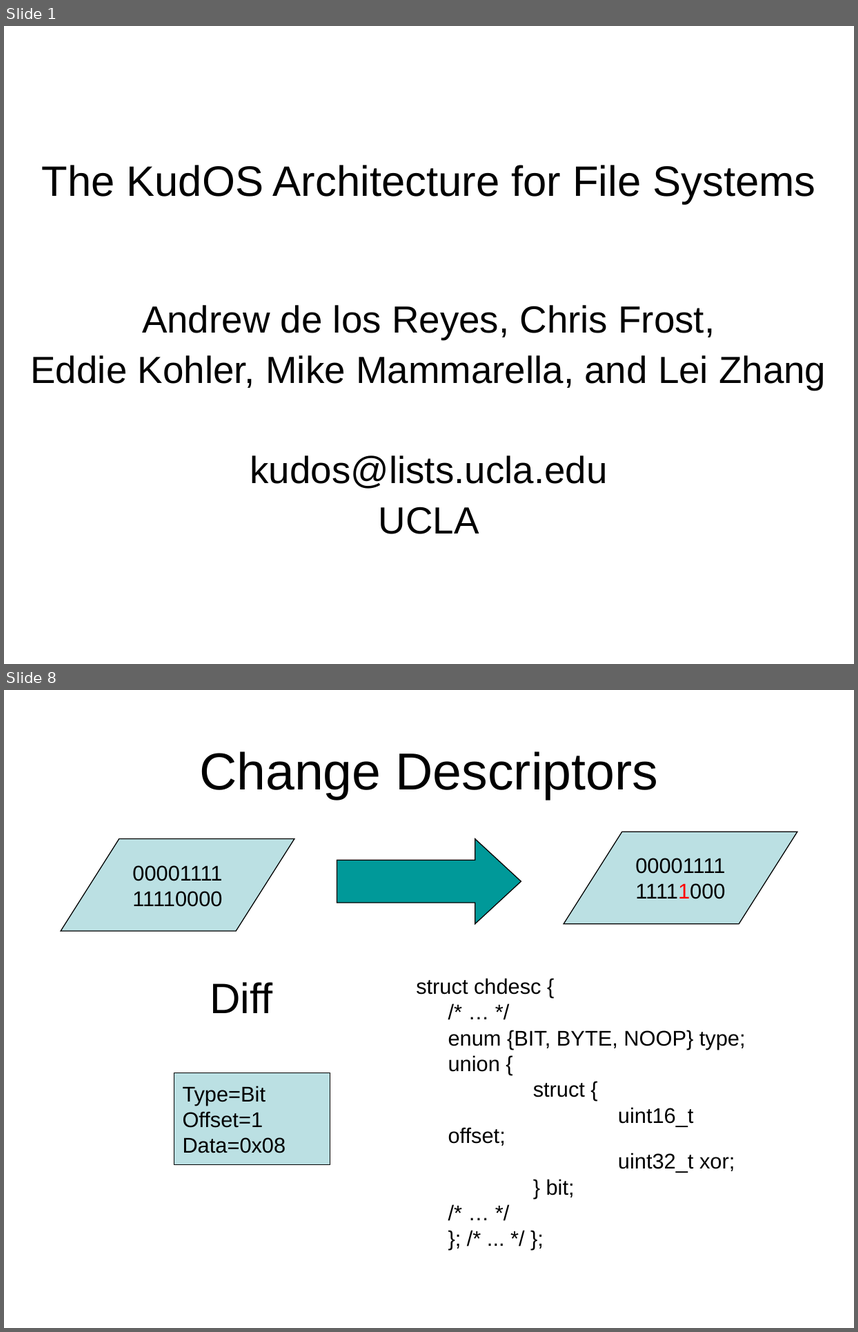
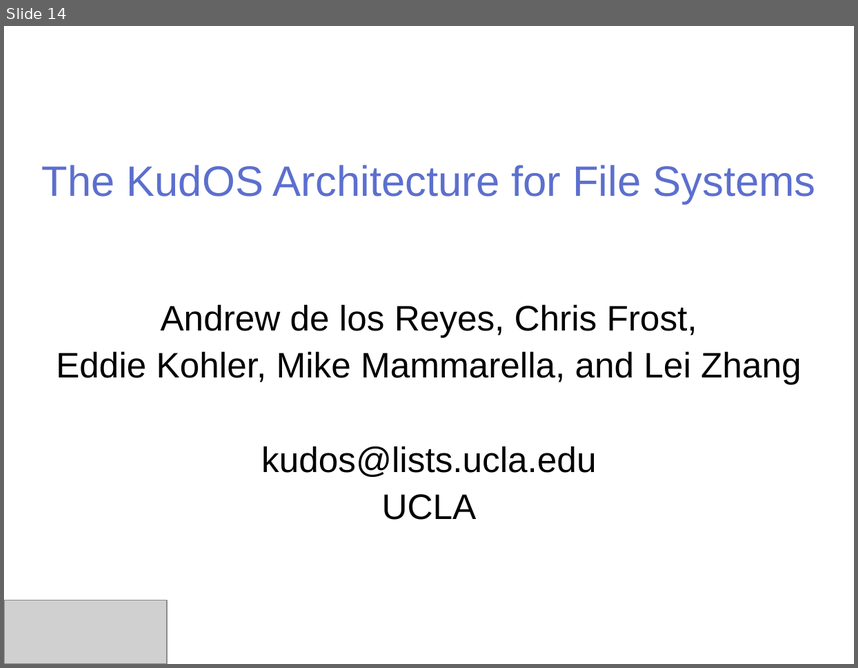
Before and after one commit to ucla-readable/fstitch-doc, a slide deck: sosp_wip/sosp_wip_kudos.ppt. Shown one above the other, each under a label of ours: slides 1 and 8 before the commit, slide 14 after it; the slides between them are not shown. The pictures are 858x1332 and 858x668 pixels, drawn with LibreOffice and Linux fonts; fonts in the diff are those of the drawing; grey boxes stand for pictures; background and template pictures are left out. Boxes give left, top, right and bottom in pixels: in the first picture for what was removed or moved away, otherwise in the second. Text is boxed around its words. In the diff, an @@ line names an element or a change of style, - is before the commit and + after.

```diff
--- a/sosp_wip/sosp_wip_kudos.ppt
+++ b/sosp_wip/sosp_wip_kudos.ppt
@@ slide 8 removed at <box>4,690,854,1328</box>, background #FFFFFF @@
@@ title removed at <box>199,751,658,799</box> @@
-Change Descriptors
@@ parallelogram removed at <box>564,832,797,924</box> @@
-00001111
-11111000
@@ parallelogram removed at <box>61,839,294,931</box> @@
-00001111
-11110000
@@ right arrow removed at <box>337,839,522,924</box> @@
@@ text removed at <box>416,978,746,1197</box> @@
-struct chdesc {
-/* … */
-enum {BIT, BYTE, NOOP} type;
-union {
-struct {
-uint16_t offset;
-uint32_t xor;
-} bit;
-/* … */
-}; /* ... */ };
@@ text removed at <box>210,982,272,1013</box> @@
-Diff
@@ rectangle removed at <box>174,1072,330,1164</box> @@
-Type=Bit
-Offset=1
-Data=0x08
@@ what was slide 1 is now slide 14 @@
@@ slide 14 changed as well @@
@@ title "The KudOS Architecture for File ..." at <box>42,165,815,204</box>: text colour #000000 to #5C6FCE @@
@@ subtitle "Andrew de los Reyes, Chris ..." at <box>56,304,801,519</box>: size 32 to 30 pt @@
@@ picture added at <box>4,600,168,664</box> @@
```
Also in this commit, not shown: 2 other slides changed, 12 slides added, 9 other slides removed.
